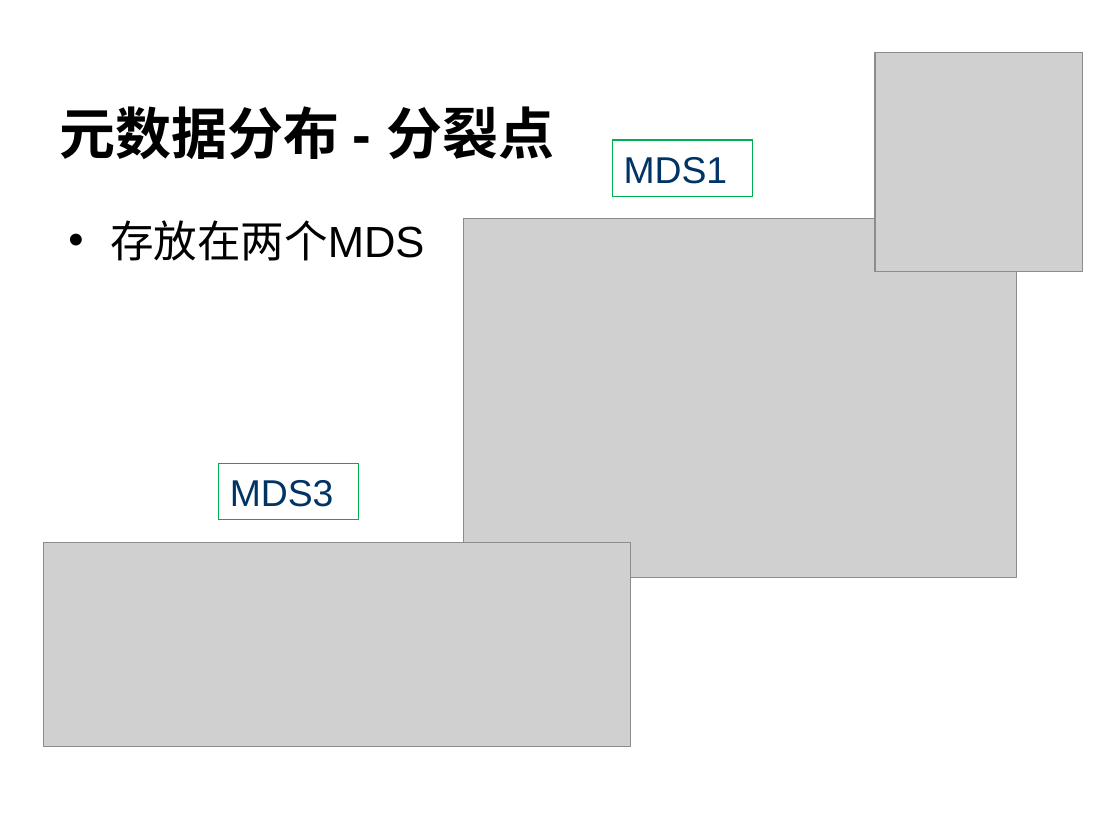
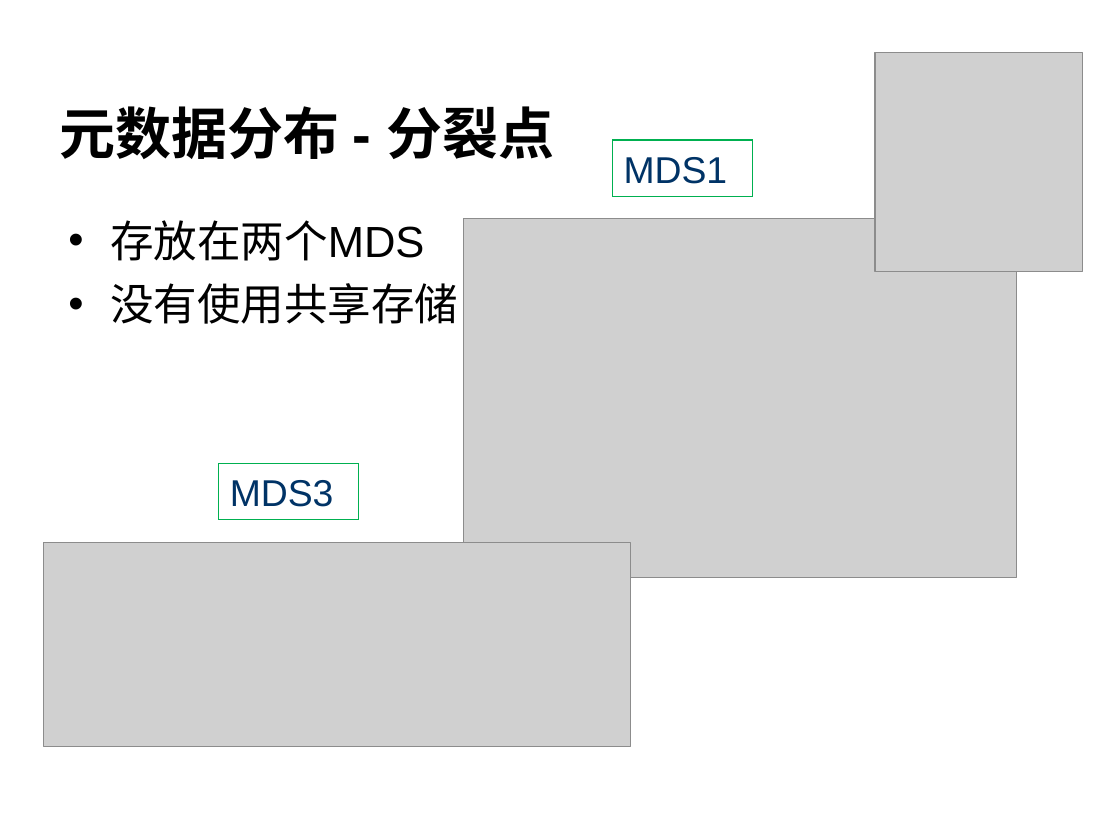
Before and after one commit to cheliequan/idning-paper, a slide deck: slide 12 of draft/答辩.ppt (slide 15 before the commit). Drawn at 1120x840 pixels with LibreOffice and Linux fonts; fonts in the diff are those of the drawing; grey boxes stand for pictures; background and template pictures are left out. Boxes give left, top, right and bottom in pixels: in the first picture for what was removed or moved away, otherwise in the second. Text is boxed around its words. In the diff, an @@ line names an element or a change of style, - is before the commit and + after.

```diff
--- a/draft/答辩.ppt
+++ b/draft/答辩.ppt
@@ text at box(110, 283, 458, 324): paragraph added @@
+• 没有使用共享存储
```
Also in this commit, not shown: 8 other slides changed, 1 slide added, 5 slides removed, 2 other files.
